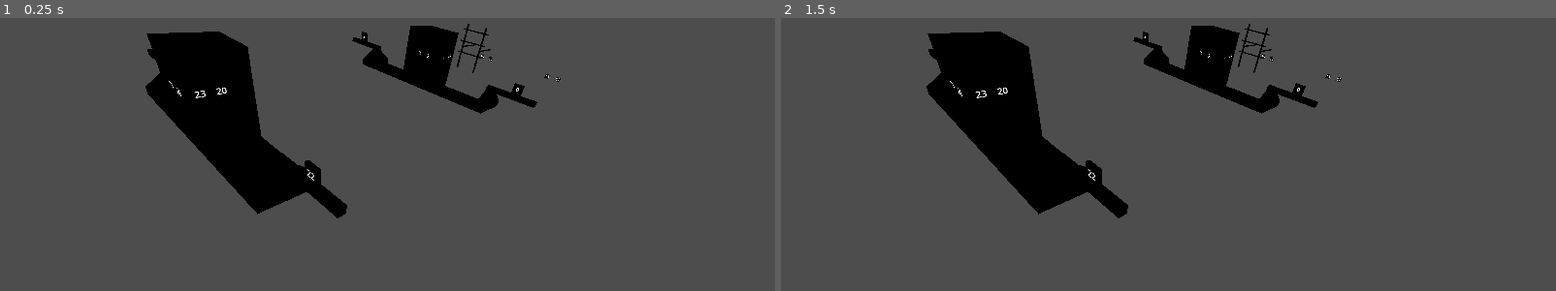
Above: before the commit, frames 1-2 (left to right).
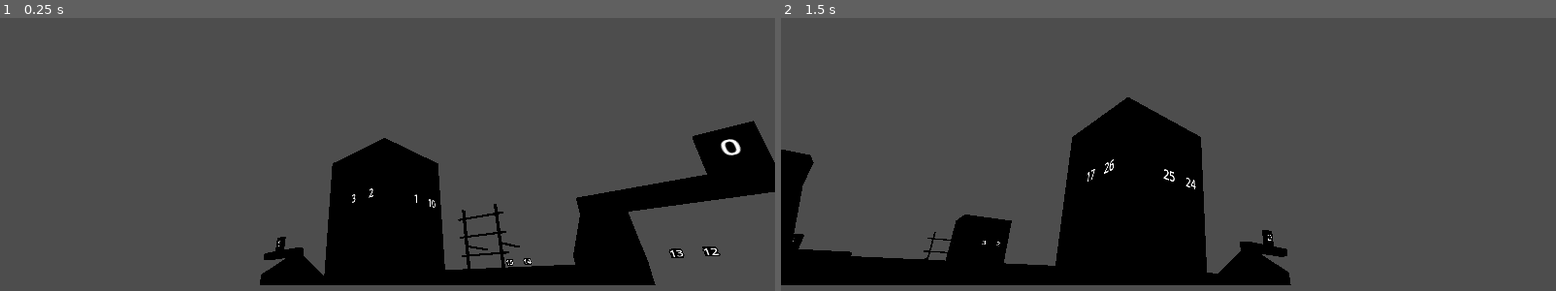
Above: after the commit, the same moments.

Repository: RussendleGit/frc_camera_poses
Game: Godot game, scene res://scenes/test_scene.tscn
The game is run twice, just before and just after one commit, with the same random seed, the same clock (stepped at 60 frames per second) and the same inputs.
Inputs (mouse positions are in pixels of both pictures, inside the frame that each line leads up to):
- Up to frame 1 (0.25 s): no input
- Up to frame 2 (1.5 s): move the mouse to (1339, 159) at 0.52 s; hold D 0.53-1.28 s; hold Q 0.53-1.28 s; click (1339, 159) at 0.67 s; move the mouse to (1013, 203) at 1.27 s; hold S from 1.28 s (still down); tap E at 1.35 s

The runs differ from the first frame. In frame 1, 25% of the frame differs, in the area x 18-100%, y 2-98%; in frame 2, 27%, in the area x 0-73%, y 2-98%.

Commit message:
added filtering for april tag rot, and setting a camera to see what the tag may see, one of the filters is not good

Diff:
--- a/scenes/test_scene.tscn
+++ b/scenes/test_scene.tscn
@@ -1,7 +1,6 @@
-[gd_scene load_steps=4 format=3 uid="uid://bj57efvkcnlw7"]
+[gd_scene load_steps=3 format=3 uid="uid://bj57efvkcnlw7"]
 
 [ext_resource type="PackedScene" uid="uid://xicth2u18nl" path="res://scenes/feild_collision.tscn" id="1_tujmb"]
-[ext_resource type="Script" path="res://scripts/CameraControl.gd" id="3_wiyru"]
 [ext_resource type="PackedScene" uid="uid://boxl62vo7i7ik" path="res://scenes/robot.tscn" id="4_ol6rw"]
 
 [node name="Node3D" type="Node3D"]
@@ -10,10 +9,8 @@
 transform = Transform3D(1, 0, 0, 0, 1, 0, 0, 0, 1, 8.27, 0, 4.034)
 metadata/_edit_lock_ = true
 
-[node name="Camera3D" type="Camera3D" parent="."]
-transform = Transform3D(0.68035, 0.367284, -0.634213, 0.129538, 0.791474, 0.597318, 0.721348, -0.48854, 0.490902, 2.79487, 3.27332, 10.1516)
-script = ExtResource("3_wiyru")
-
 [node name="Camera2" parent="." instance=ExtResource("4_ol6rw")]
 
+[node name="Camera3D" type="Camera3D" parent="."]
+
 [editable path="Camera2"]
--- a/scripts/CameraAprilTagDetection.gd
+++ b/scripts/CameraAprilTagDetection.gd
@@ -1,10 +1,11 @@
 extends Node3D
 
-
+@onready var camera_3d: Camera3D = $"../Camera3D"
 
 @export var vertical_view_angle_degrees: float = 45
 @export var horizontal_view_angle_degrees: float = 45
 @export var max_distance: float = 200.0 / 39.37
+@export var max_tag_angle_to_cam: float = 80
 
 @onready var camera_attributes: Array[Node3D] = []
 @onready var tag_points = ["MarkerUR", "MarkerUL", "MarkerDR", "MarkerDL"]
@@ -14,12 +15,12 @@
 # Called when the node enters the scene tree for the first time.
 func _ready() -> void:
 	set_april_tags()
-	add_camera(Vector3(2.0, 2.0, 0.0), Vector3(0.0, 0.0, 0.0))
-	add_camera(Vector3(8.0, 4.0, 0.0), Vector3(0.0, 0.0, 0.0))
+	add_camera(Vector3(2.0, 2.0, 0.0), Vector3(0.0, -45.0, 20.0))
+	add_camera(Vector3(9.0, 7.0, 0.0), Vector3(0.0, 45.0, 20.0))
 	for i in range(len(camera_attributes)):
 		camera_attributes[i].name = str(i)
 		add_child(camera_attributes[i])
-	update_raycasts_for_next_itteration(camera_attributes[camera_attributes_index_focus])
+	update_raycasts_for_next_iteration(camera_attributes[camera_attributes_index_focus])
 
 
 ## adds a camera, also flips y and z for ease of use
@@ -68,21 +69,25 @@
 func _physics_process(delta: float) -> void:
 	# all can be done within for loop, and maybe there should be multiple cameras, so that there can be just one set of tags
 
-	var unblocked_tags = filter_tags_by_raycast(camera_attributes[camera_attributes_index_focus])
-	var tags_within_view_angle = filter_tags_by_angle(camera_attributes[camera_attributes_index_focus], unblocked_tags)
+	var unblocked_tags = filter_tags_by_raycast()
+	var tags_within_view_angle = filter_tags_by_cam_view_angle(camera_attributes[camera_attributes_index_focus], unblocked_tags)
 	var tags_within_distance = filter_tags_by_distance(camera_attributes[camera_attributes_index_focus], tags_within_view_angle)
+	var tags_within_tag_angle = filter_tags_by_tag_angle(camera_attributes[camera_attributes_index_focus], tags_within_distance)
 	print(camera_attributes[camera_attributes_index_focus].name)
-	print(tags_within_distance)
+	print(tags_within_tag_angle)
 	print()
 
 	camera_attributes_index_focus += 1
 	if (camera_attributes_index_focus >= len(camera_attributes)):
 		camera_attributes_index_focus = 0
-	update_raycasts_for_next_itteration(camera_attributes[camera_attributes_index_focus])
+	update_raycasts_for_next_iteration(camera_attributes[camera_attributes_index_focus])
+	camera_3d.position = camera_attributes[camera_attributes_index_focus].position
+	camera_3d.rotation.y = camera_attributes[camera_attributes_index_focus].rotation.y - deg_to_rad(90)
+	camera_3d.rotation.x = camera_attributes[camera_attributes_index_focus].rotation.z
 
 ## because you can't force update a raycast safely
 ## this will just update the positions for the next camera, and let godot handle it
-func update_raycasts_for_next_itteration(next_camera_attribute: Node3D) -> void:
+func update_raycasts_for_next_iteration(next_camera_attribute: Node3D) -> void:
 	for tag in tag_directory.get_children():
 		for marker_name in tag_points:
 			var marker = tag.get_node(marker_name)
@@ -90,7 +95,8 @@
 			ray_cast.target_position = ray_cast.to_local(next_camera_attribute.position)
 
 ## gives a list of the tags that are not blocked by anything
-func filter_tags_by_raycast(camera_attribute: Node3D) -> Array[Node3D]:
+## doesn't need camera attribute as the raycasts have been already handled by update_raycasts_for_next_iteration
+func filter_tags_by_raycast() -> Array[Node3D]:
 	var unblocked_april_tags: Array[Node3D] = []
 
 	# get every tag in the tag directory in the camera
@@ -110,7 +116,7 @@
 	return unblocked_april_tags
 
 ## get the tags that are within view angles
-func filter_tags_by_angle(camera_attribute: Node3D, tags: Array[Node3D]) -> Array[Node3D]:
+func filter_tags_by_cam_view_angle(camera_attribute: Node3D, tags: Array[Node3D]) -> Array[Node3D]:
 	# horizontal
 	var tags_in_h_view: Array[Node3D] = []
 	for tag in tags:
@@ -141,3 +147,20 @@
 			tags_within_range.append(tag)
 
 	return tags_within_range
+
+func filter_tags_by_tag_angle(camera_attribute: Node3D, tags: Array[Node3D]) -> Array[Node3D]:
+	var tags_within_angle: Array[Node3D] = []
+
+	for tag in tags:
+		# take away 90 from yaw, because that's the default rotation for april tags
+		var yaw = wrapf((tag.rotation.y - deg_to_rad(90.0)) - camera_attribute.rotation.y, -PI, PI)
+		var pitch = wrapf(tag.rotation.z - camera_attribute.rotation.z, -PI, PI)
+
+		print(tag.name)
+		print(rad_to_deg(yaw))
+		print(rad_to_deg(pitch))
+		print()
+		if abs(yaw) <= deg_to_rad(max_tag_angle_to_cam) && abs(pitch) <= deg_to_rad(max_tag_angle_to_cam):
+			tags_within_angle.append(tag)
+
+	return tags_within_angle
